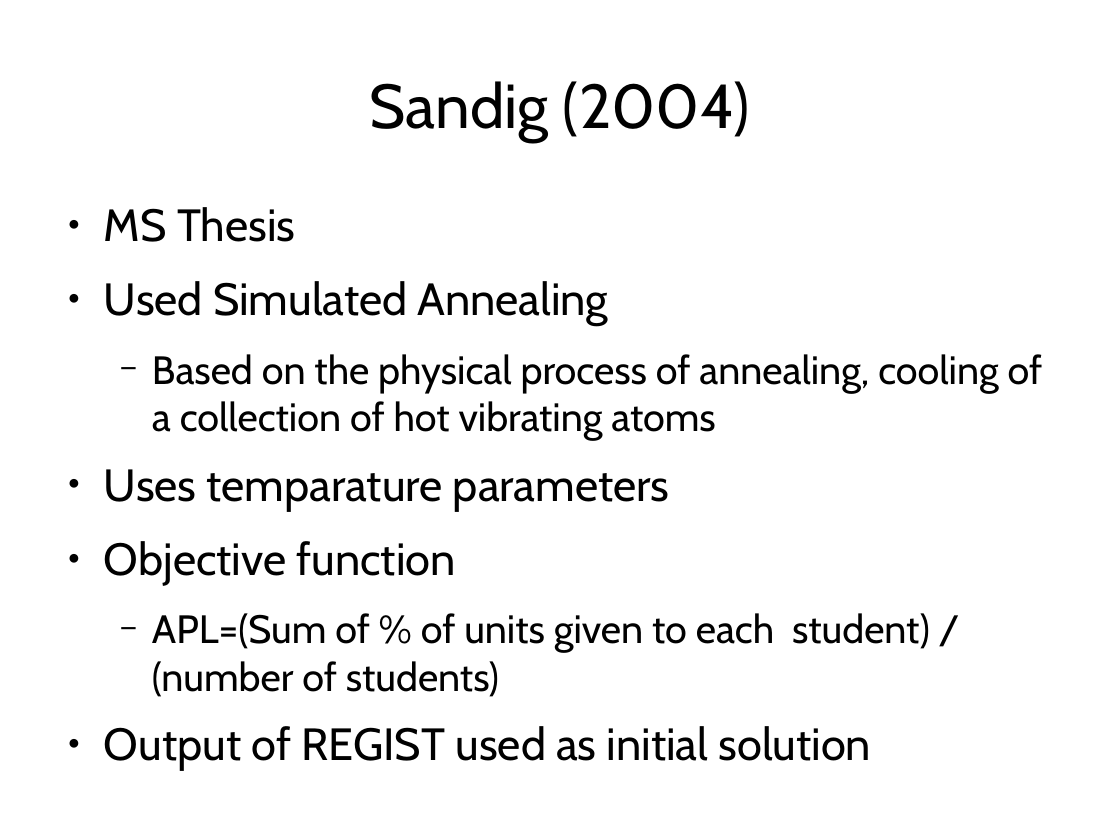
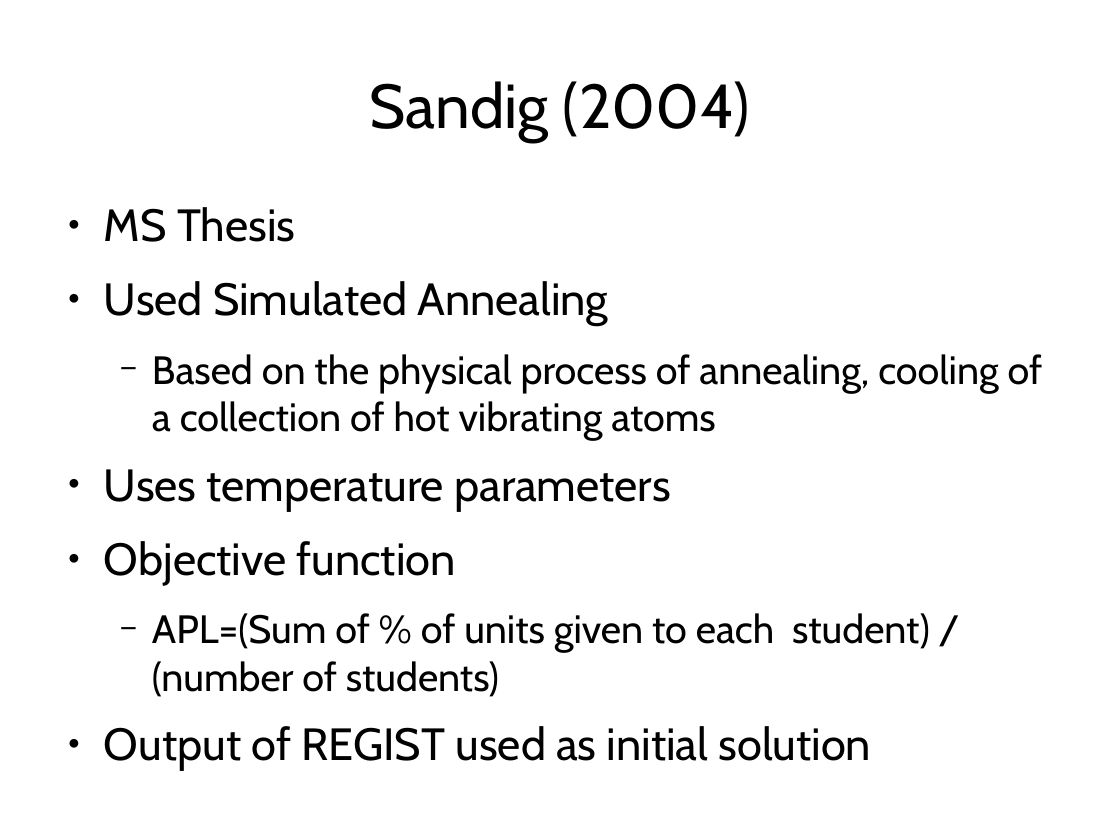
Before and after one commit to jachermocilla/jach-homepage, a slide deck: slide 25 of seminar-2008.odp. Drawn at 1120x840 pixels with LibreOffice and Linux fonts; fonts in the diff are those of the drawing. Boxes give left, top, right and bottom in pixels: in the first picture for what was removed or moved away, otherwise in the second. Text is boxed around its words. In the diff, an @@ line names an element or a change of style, - is before the commit and + after.

```diff
--- a/seminar-2008.odp
+++ b/seminar-2008.odp
@@ text at (x1=104, y1=469, x2=671, y2=511): text changed @@
-● Uses temparature parameters
+● Uses temperature parameters
```
Also in this commit, not shown: 4 other slides changed.
